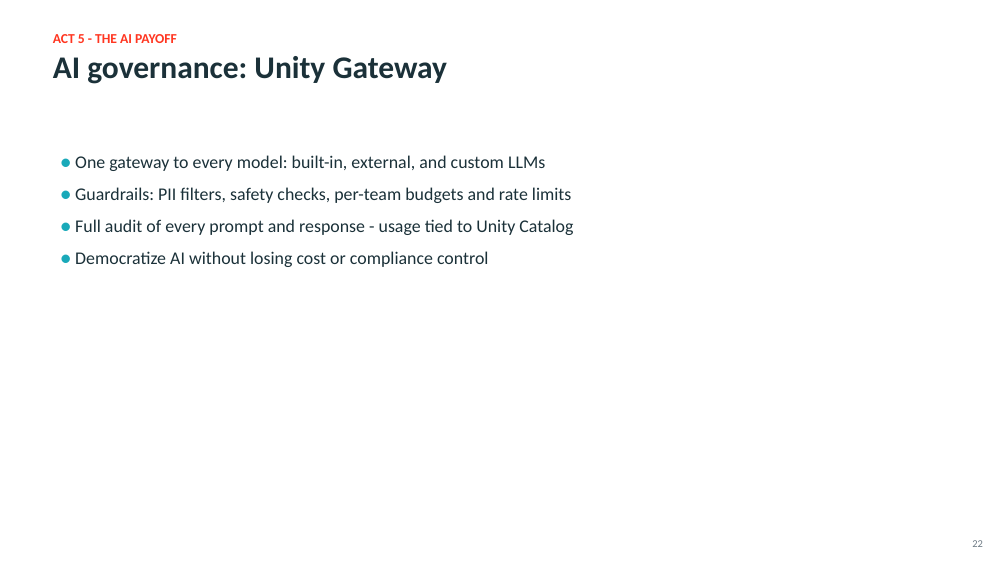
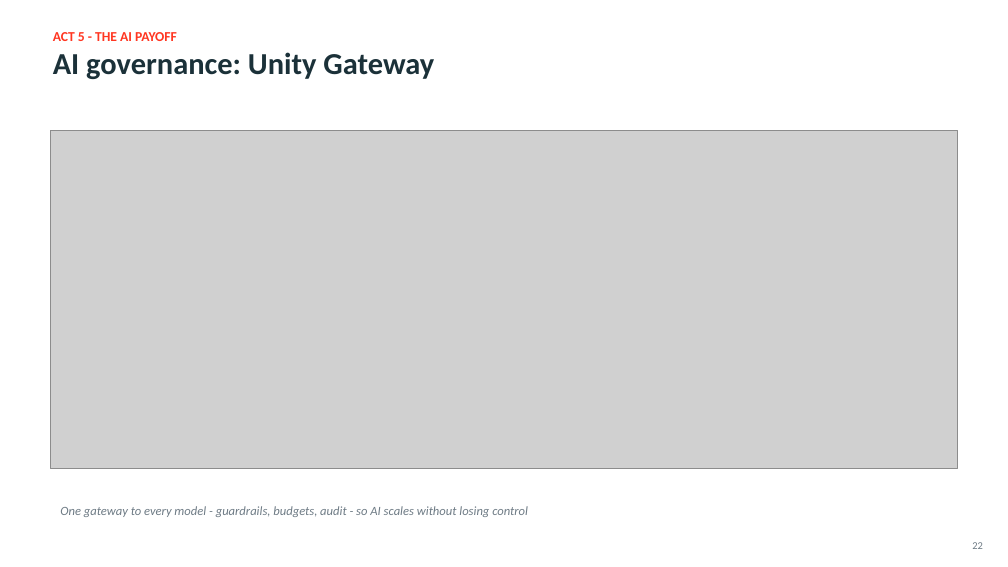
Before and after one commit to adranale/databricks_demo, a slide deck: slide 22 of AI_Through_Modern_Data_Platforms_Databricks.pptx. Drawn at 1008x567 pixels with LibreOffice and Linux fonts; fonts in the diff are those of the drawing; grey boxes stand for pictures. Boxes give left, top, right and bottom in pixels: in the first picture for what was removed or moved away, otherwise in the second. Text is boxed around its words. In the diff, an @@ line names an element or a change of style, - is before the commit and + after.

Commit message:
Update talk deck: real workspace visuals + conceptual diagrams, neutral voice
- Replaced all screenshot placeholders with 4 live-data renders (pipeline graph 17 datasets, landing volume, silver tables, gold dashboard)
- Added 11 Databricks-style diagrams (platform architecture, Delta, engines, batch vs streaming, CDC, DAB, outputs, Unity Catalog, MLflow, RAG, Unity Gateway)
- Rewrote slides to neutral voice (no demo references)

```diff
--- a/AI_Through_Modern_Data_Platforms_Databricks.pptx
+++ b/AI_Through_Modern_Data_Platforms_Databricks.pptx
@@ text at <box>53,52,434,79</box>: size 30 to 29 pt in "AI governance: Unity Gateway" @@
@@ picture added at <box>51,130,958,468</box> @@
@@ text removed at <box>75,155,573,267</box> @@
-● One gateway to every model: built-in, external, and custom LLMs
-● Guardrails: PII filters, safety checks, per-team budgets and rate limits
-● Full audit of every prompt and response - usage tied to Unity Catalog
-● Democratize AI without losing cost or compliance control
@@ text added at <box>60,506,528,517</box>, 12 pt, text #6E7B85, italic @@
+One gateway to every model - guardrails, budgets, audit - so AI scales without losing control
```
Also in this commit, not shown: 21 other slides changed.
